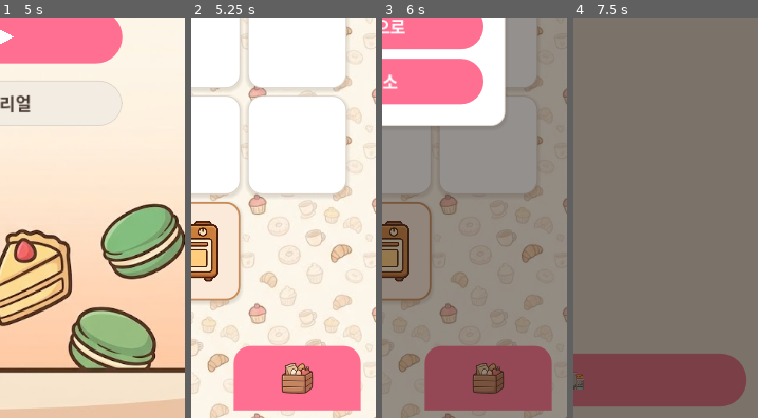
Above: before the commit, frames 1-4 (left to right).
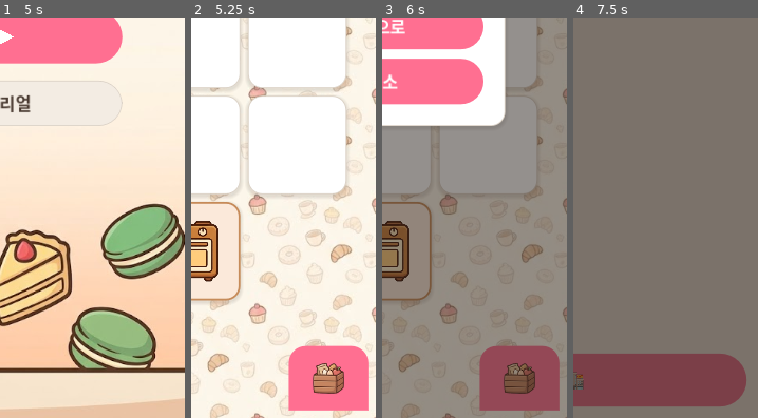
Above: after the commit, the same moments.

Repository: yellyB/game-slot-kitchen
Game: Godot game, scene res://scenes/Main.tscn
The game is run twice, just before and just after one commit, with the same random seed, the same clock (stepped at 60 frames per second) and the same inputs. Sound files missing from this copy of the repository are replaced by a short silence.
Inputs (mouse positions are % of the whole screen's width and height, from its top left; square brackets give the same spot before the commit, where the layout moved):
- Up to frame 1 (5 s): click (21, 5) at 0.5 s; click "돈+10만" at 1.25 s; click "돈-5만" at 2 s; click "손님내보냄" at 2.75 s; click (10, 95) at 3.52 s; click (87, 95) [79, 95] at 4.25 s
- Up to frame 2 (5.25 s): click (50, 52) at 5.02 s
- Up to frame 3 (6 s): click (21, 5) at 5.75 s
- Up to frame 4 (7.5 s): click "홈으로" at 6.5 s; click "튜토리얼" at 7.25 s
The pictures show only the part of the screen within x 50-100%, y 50-100%; the shares and areas given below are measured in that part.

Frame 1 is identical in both runs. In frame 2, 7.8% of the frame differs, in the area x 22-97%, y 81-99%; in frame 3, 7.5%; in frame 4, nothing differs.

Commit message:
창고 버튼도 우하단 코너로 바짝(폭≈84·우측여백8) — 상점 >> 버튼과 동일 유지
Co-Authored-By: Claude Opus 4.8 (1M context) <noreply@anthropic.com>

Diff:
--- a/scripts/main.gd
+++ b/scripts/main.gd
@@ -365,8 +365,8 @@
   b.anchor_right = 1.0
   b.anchor_top = 1.0
   b.anchor_bottom = 1.0
-  b.offset_left = -150   # 버튼 폭 ≈ 134
-  b.offset_right = -16   # 우측 여백 16
+  b.offset_left = -92    # 버튼 폭 ≈ 84 (상점 다음날 버튼과 동일)
+  b.offset_right = -8    # 우측 여백 8
   b.offset_top = -76
   b.offset_bottom = -8
   b.add_theme_stylebox_override("normal", _handle_style(Palette.MAIN))
